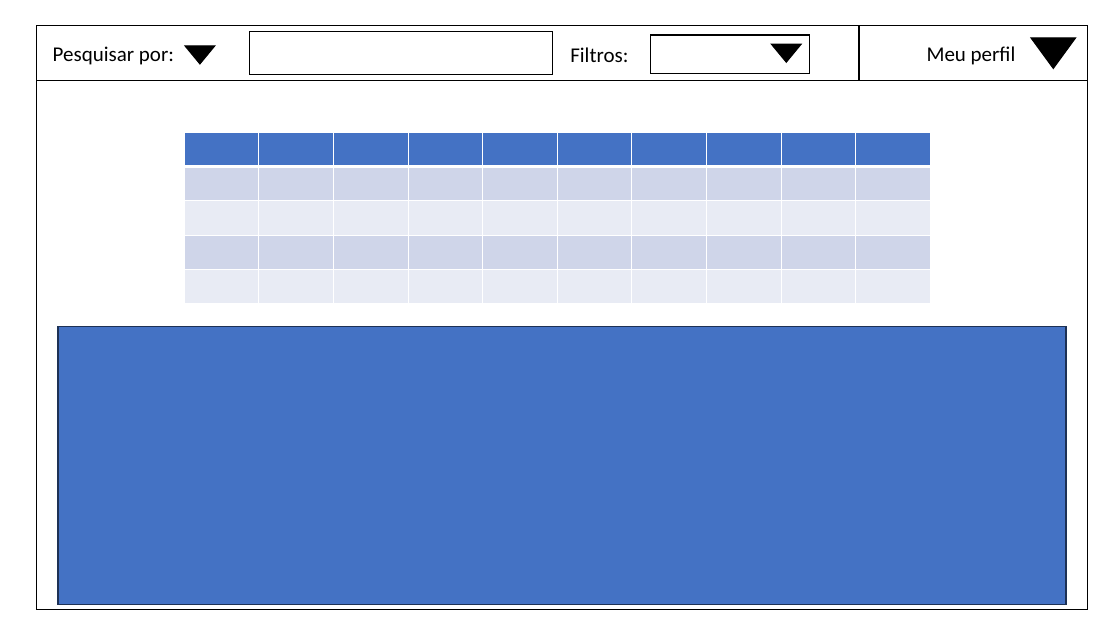
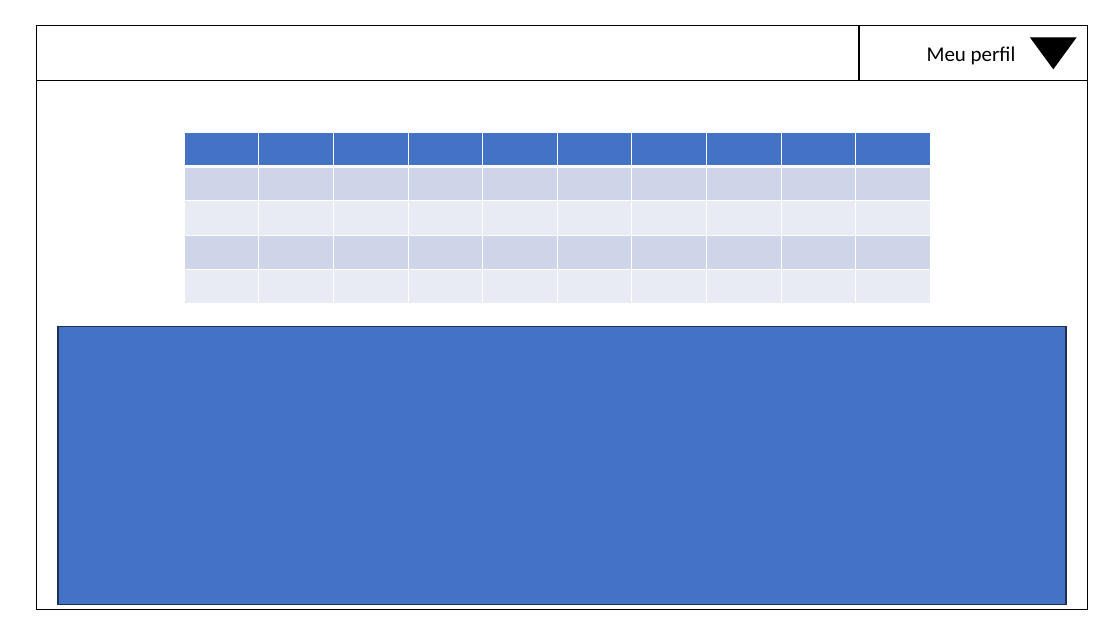
Before and after one commit to matteokfg/POO, a slide deck: slide 1 of telas_prototipo.pptx. Drawn at 1120x630 pixels with LibreOffice and Linux fonts; fonts in the diff are those of the drawing. Boxes give left, top, right and bottom in pixels: in the first picture for what was removed or moved away, otherwise in the second. Text is boxed around its words. In the diff, an @@ line names an element or a change of style, - is before the commit and + after.

```diff
--- a/telas_prototipo.pptx
+++ b/telas_prototipo.pptx
@@ text removed at (x1=53, y1=46, x2=174, y2=65) @@
-Pesquisar por:
@@ triangle removed at (x1=185, y1=46, x2=214, y2=64) @@
@@ rectangle removed at (x1=250, y1=32, x2=553, y2=75) @@
@@ text removed at (x1=570, y1=47, x2=628, y2=62) @@
-Filtros:
@@ rectangle removed at (x1=651, y1=35, x2=810, y2=74) @@
@@ triangle removed at (x1=771, y1=44, x2=801, y2=61) @@
```
Also in this commit, not shown: 1 other file.
